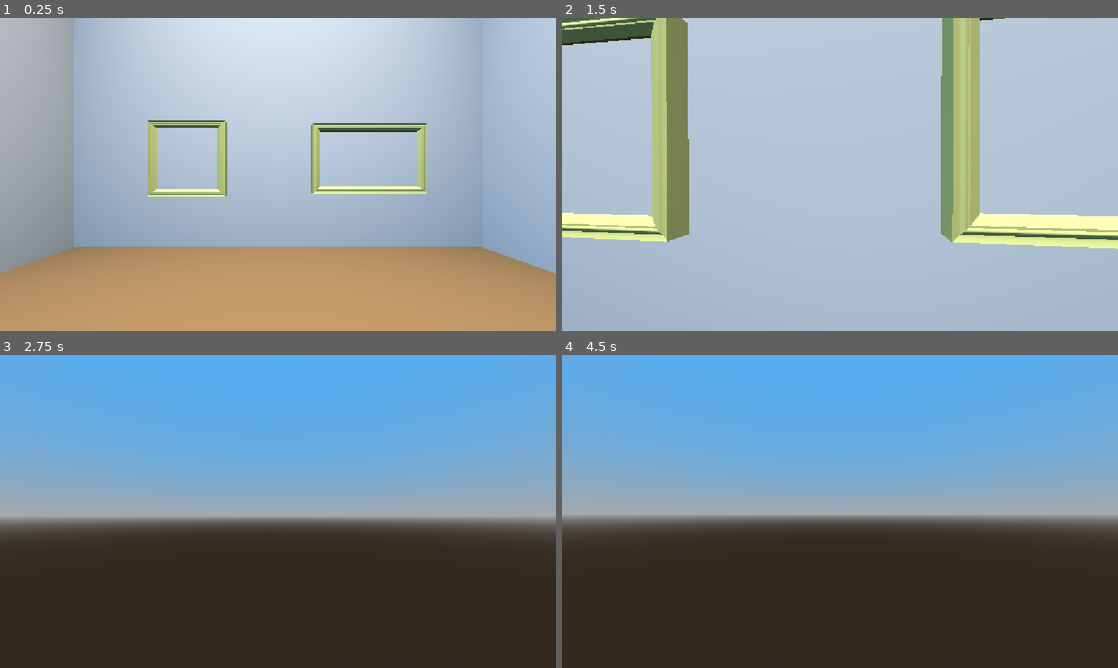
Above: before the commit, frames 1-4 (two rows, left to right).
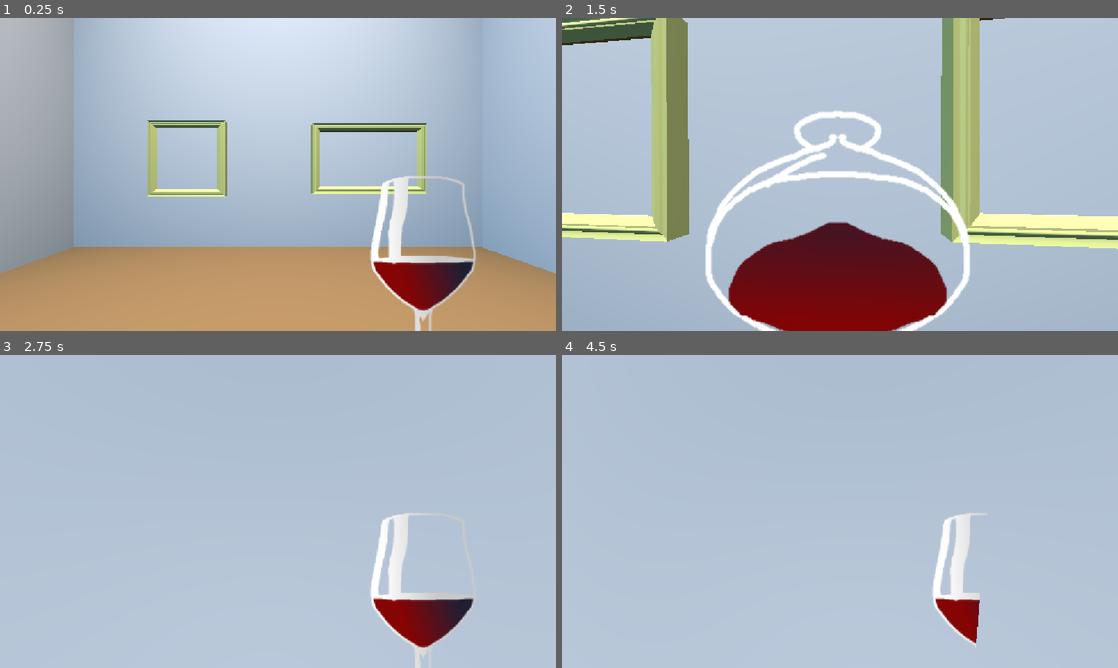
Above: after the commit, the same moments.

Repository: Morogox/Fall2026-HackNC
Game: Godot game, scene res://gallery.tscn
The game is run twice, just before and just after one commit, with the same random seed, the same clock (stepped at 60 frames per second) and the same inputs.
Inputs (mouse positions are in pixels of both pictures, inside the frame that each line leads up to):
- Up to frame 1 (0.25 s): no input
- Up to frame 2 (1.5 s): tap Enter (ui_accept) at 0.5, 1.35 s; move the mouse to (867, 174) at 0.52 s; hold Enter (ui_accept) 0.53-1.28 s; hold Up (ui_up) from 0.53 s (still down); move the mouse to (812, 174) at 1.27 s
- Up to frame 3 (2.75 s): keep holding Up (ui_up); tap Enter (ui_accept) at 1.52, 1.82 s; move the mouse to (289, 505) at 2.02 s; hold Enter (ui_accept) from 2.03 s (still down)
- Up to frame 4 (4.5 s): keep holding Up (ui_up); move the mouse to (834, 517) at 2.77 s; release Enter (ui_accept) at 2.78 s; tap Enter (ui_accept) at 2.85, 3.02, 3.32, 3.5, 4.35 s; move the mouse to (878, 514) at 3.52 s; hold Enter (ui_accept) 3.53-4.28 s; move the mouse to (795, 508) at 4.27 s

The runs differ from the first frame. In frame 1, 3.7% of the frame differs, in the area x 66-86%, y 50-100%; in frame 2, 14%; in frame 3, 100%; in frame 4, 100%, in the area x 0-100%, y 0-100%.

Commit message:
feat: wine and such

Diff:
--- /dev/null
+++ b/Sounds/default_bus_layout.tres
@@ -0,0 +1,15 @@
+[gd_resource type="AudioBusLayout" format=3 uid="uid://bvlwaieodwnes"]
+
+[resource]
+bus/1/name = &"SFX"
+bus/1/solo = false
+bus/1/mute = false
+bus/1/bypass_fx = false
+bus/1/volume_db = 0.0
+bus/1/send = &"Master"
+bus/2/name = &"Voice"
+bus/2/solo = false
+bus/2/mute = false
+bus/2/bypass_fx = false
+bus/2/volume_db = 0.0
+bus/2/send = &"Master"
--- a/gallery.tscn
+++ b/gallery.tscn
@@ -28,8 +28,6 @@
 
 [node name="Player" parent="." unique_id=160723234 instance=ExtResource("2_31do6")]
 transform = Transform3D(1, 0, 0, 0, 1, 0, 0, 0, 1, 0, 1.9287479, 0)
-collision_layer = 0
-collision_mask = 0
 
 [node name="WorldEnvironment" type="WorldEnvironment" parent="." unique_id=173928408]
 environment = SubResource("Environment_ptxhn")
--- a/player.gd
+++ b/player.gd
@@ -5,12 +5,51 @@
 @export var mouse_sensitivity := 0.002
 
 @onready var head: Node3D = $Head
+@onready var wine: Node3D = $Head/Wine
+@onready var wine_drink: Node3D = $Head/wineDrink
+@onready var drink_audio: AudioStreamPlayer = $Head/DrinkAudio
+
+@export var drinking_sounds: Array[AudioStream]
 
 var gravity: float = 9.8
 
-
+var drinking := false
 func _ready() -> void:
 	Input.mouse_mode = Input.MOUSE_MODE_CAPTURED
+
+
+
+func _input(event: InputEvent) -> void:
+	if event.is_action_pressed("ui_accept") and not drinking:
+		drink_wine()
+
+func drink_wine() -> void:
+	drinking = true
+	var tween = create_tween()
+	var wine_start := wine.position
+	var drink_start := wine_drink.position
+	#lower wine and raise wineDrink
+	tween.tween_property(wine, "position", wine_start + Vector3(0, -0.5, 0), 0.3)
+	tween.parallel().tween_property(wine_drink, "position", drink_start + Vector3(0, 0.5, 0), 0.3)
+
+	#drinking pose.
+	tween.tween_interval(1.0)
+
+	#return both to their starting positions.
+	tween.tween_property(wine, "position", wine_start, 0.3)
+	tween.parallel().tween_property(wine_drink, "position", drink_start, 0.3)
+
+	tween.finished.connect(func():
+		drinking = false
+	)
+
+func play_drink_sound() -> void:
+	if drinking_sounds.is_empty():
+		return
+
+	var sound = drinking_sounds.pick_random()
+	drink_audio.stream = sound
+	drink_audio.play()
 
 func _unhandled_input(event: InputEvent) -> void:
 	if event is InputEventMouseMotion:
--- a/player.tscn
+++ b/player.tscn
@@ -1,6 +1,8 @@
 [gd_scene format=3 uid="uid://bqw625uf0pwu0"]
 
 [ext_resource type="Script" uid="uid://5aspaym5dnfw" path="res://player.gd" id="1_4flbx"]
+[ext_resource type="Texture2D" uid="uid://cajg3x3x3jidp" path="res://wine.png" id="2_onrkg"]
+[ext_resource type="Texture2D" uid="uid://bthdwu2w811du" path="res://wine-drink.png" id="3_i3pqv"]
 
 [sub_resource type="CapsuleShape3D" id="CapsuleShape3D_ptxhn"]
 
@@ -14,3 +16,24 @@
 
 [node name="Camera3D" type="Camera3D" parent="Head" unique_id=1731971233]
 transform = Transform3D(1, 0, 0, 0, 1, 0, 0, 0, 1, 0, 0.54699737, 0)
+
+[node name="Wine" type="Node3D" parent="Head" unique_id=1433995655]
+transform = Transform3D(0.1, 0, 0, 0, 0.1, 0, 0, 0, 0.1, 0.29968888, 0.32085735, -0.3880847)
+
+[node name="Sprite3D" type="Sprite3D" parent="Head/Wine" unique_id=1209522019]
+transform = Transform3D(1, 0, 0, 0, 1, 0, 0, 0, 1, 0.2448217, 0.18272975, -0.67102396)
+texture = ExtResource("2_onrkg")
+
+[node name="wineDrink" type="Node3D" parent="Head" unique_id=386464694]
+transform = Transform3D(0.1, 0, 0, 0, 0.1, 0, 0, 0, 0.1, 0, 0.50101244, -0.350586)
+
+[node name="Sprite3D" type="Sprite3D" parent="Head/wineDrink" unique_id=10944434]
+transform = Transform3D(1, 0, 0, 0, 1, 0, 0, 0, 1, 0, -4.8772364, 0)
+texture = ExtResource("3_i3pqv")
+
+[node name="RayCast3D" type="RayCast3D" parent="Head" unique_id=995509657]
+transform = Transform3D(1, 0, 0, 0, -4.371139e-08, -1, 0, 1, -4.371139e-08, 0, 0.55193937, 0)
+target_position = Vector3(0, -2, 0)
+
+[node name="DrinkAudio" type="AudioStreamPlayer" parent="Head" unique_id=25563698]
+bus = &"SFX"
--- a/project.godot
+++ b/project.godot
@@ -15,6 +15,10 @@
 config/features=PackedStringArray("4.7", "Forward Plus")
 config/icon="res://icon.svg"
 
+[audio]
+
+buses/default_bus_layout="uid://bvlwaieodwnes"
+
 [autoload]
 
 ImageUtils="*uid://cukepkiflfnbn"
@@ -26,6 +30,14 @@
 
 [input]
 
+ui_accept={
+"deadzone": 0.5,
+"events": [Object(InputEventKey,"resource_local_to_scene":false,"resource_name":"","device":16,"window_id":0,"alt_pressed":false,"shift_pressed":false,"ctrl_pressed":false,"meta_pressed":false,"pressed":false,"keycode":4194309,"physical_keycode":0,"key_label":0,"unicode":0,"location":0,"echo":false,"script":null)
+, Object(InputEventKey,"resource_local_to_scene":false,"resource_name":"","device":16,"window_id":0,"alt_pressed":false,"shift_pressed":false,"ctrl_pressed":false,"meta_pressed":false,"pressed":false,"keycode":4194310,"physical_keycode":0,"key_label":0,"unicode":0,"location":0,"echo":false,"script":null)
+, Object(InputEventKey,"resource_local_to_scene":false,"resource_name":"","device":16,"window_id":0,"alt_pressed":false,"shift_pressed":false,"ctrl_pressed":false,"meta_pressed":false,"pressed":false,"keycode":32,"physical_keycode":0,"key_label":0,"unicode":32,"location":0,"echo":false,"script":null)
+, Object(InputEventMouseButton,"resource_local_to_scene":false,"resource_name":"","device":-1,"window_id":0,"alt_pressed":false,"shift_pressed":false,"ctrl_pressed":false,"meta_pressed":false,"button_mask":0,"position":Vector2(0, 0),"global_position":Vector2(0, 0),"factor":1.0,"button_index":1,"canceled":false,"pressed":false,"double_click":false,"script":null)
+]
+}
 ui_left={
 "deadzone": 0.5,
 "events": [Object(InputEventKey,"resource_local_to_scene":false,"resource_name":"","device":16,"window_id":0,"alt_press …(195 unchanged characters)…
Binary file added: wine-drink.png
Not shown, added: wine-drink.png.import
Binary file added: wine.png
Not shown, added: wine.png.import
